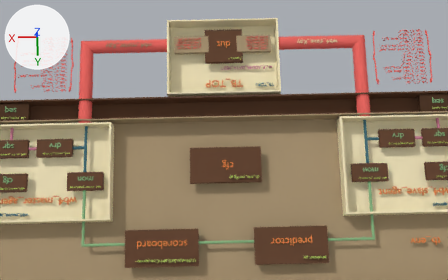
The Blender file docs/figures/tb_diagram.blend: old version first, new version second.
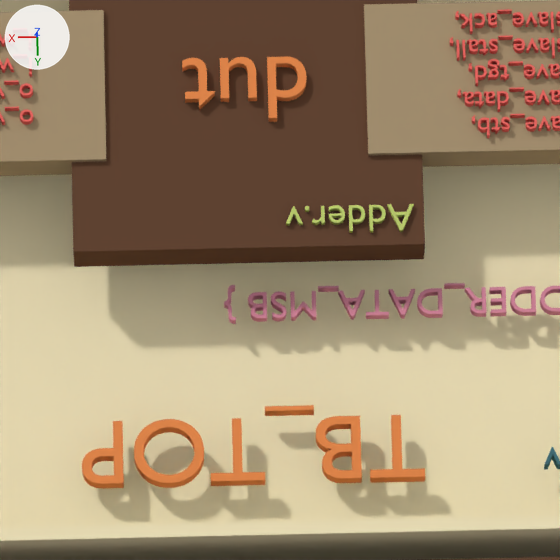
Each version appears first from a 50 mm lens placed at (5.07, 13.78, 68.79), pointed at (4.69, -2.83, -1.93), and next in a close-up on the part from 44% to 57% of the width and 13% to 34% of the height. The axes (+X, +Y, +Z) are drawn at upper left. The lights are the same throughout.

The first close-up shows 'Cube.013', 'Cube.014', 'Cube.015', 'Cube.017', 'Text.015', 'Text.030', 'Text.031', 'Text.032', 'Text.033', 'Text.034'.
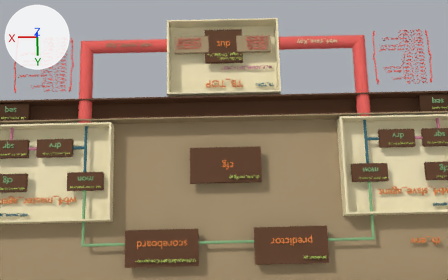
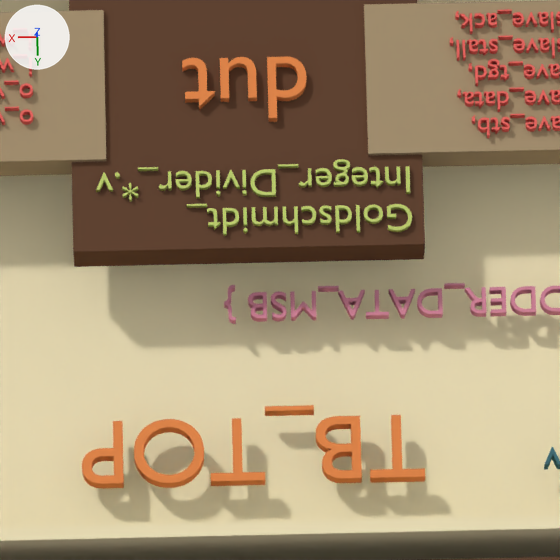
Pixel boxes [x1, y1, x2, y2] of what changed, in the close-ups (560 x 560 px):
```json
{"object": "Text.031", "change": "text changed", "before": [286, 204, 414, 233], "after": [96, 159, 412, 236]}
```

The change, as JSON lines over the scene's bpy script:
```json
{"op": "set", "path": "txt_text_031.body", "old": "'Adder.v'", "new": "'Goldschmidt_\\nInteger_Divider_*.v'"}
```
